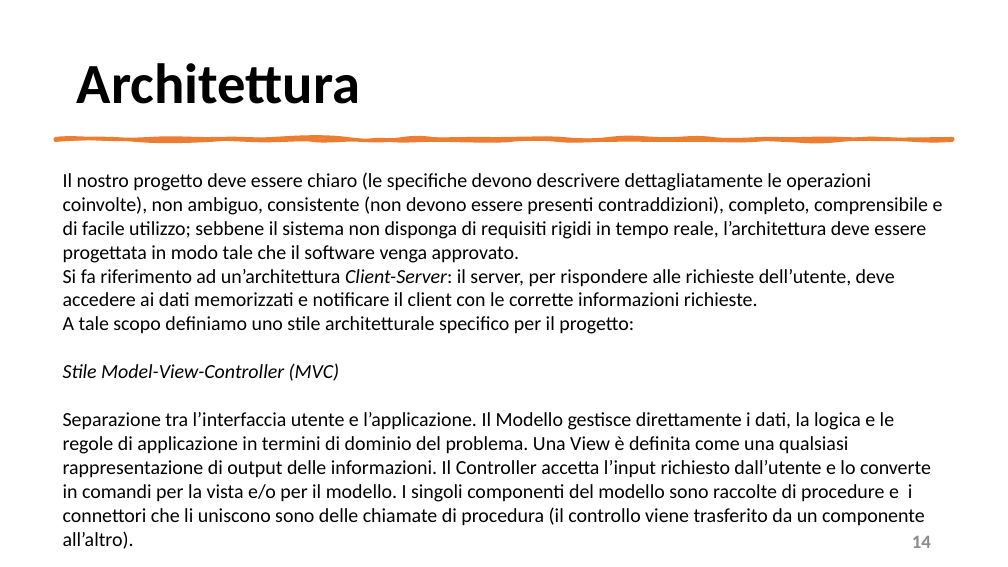
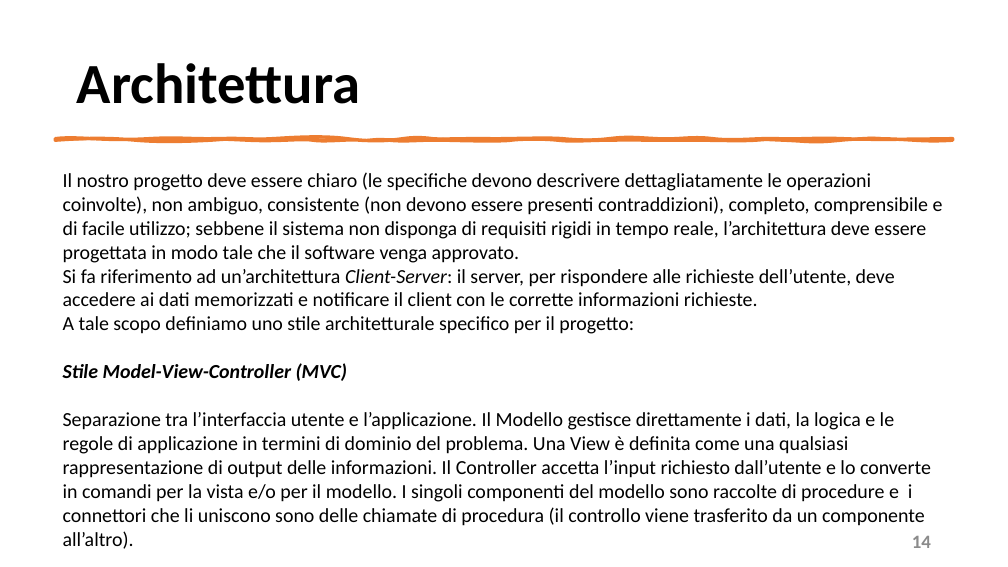
Before and after one commit to mangilimatteo/Progetto_Ingegneria_Software_Cattaneo_Mangili_Saini, a slide deck: slide 14 of Presentazione/Presentazione_Progetto.pptx. Drawn at 1008x567 pixels with LibreOffice and Linux fonts; fonts in the diff are those of the drawing. Boxes give left, top, right and bottom in pixels: in the first picture for what was removed or moved away, otherwise in the second. Text is boxed around its words. In the diff, an @@ line names an element or a change of style, - is before the commit and + after.

Commit message:
update Presentazione Progetto
Architettura e Requisiti

```diff
--- a/Presentazione/Presentazione_Progetto.pptx
+++ b/Presentazione/Presentazione_Progetto.pptx
@@ text at (63, 363, 348, 381): bold on in "Stile Model-View-Controller (MVC)" @@
```
Also in this commit, not shown: 1 other slide changed.
